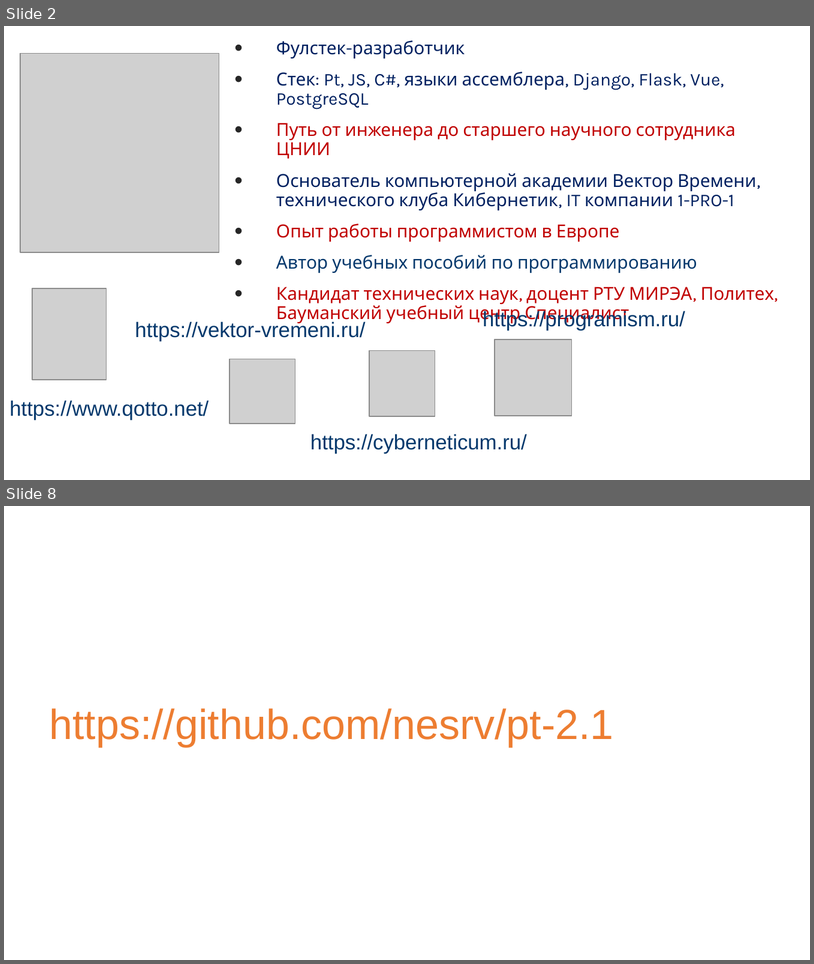
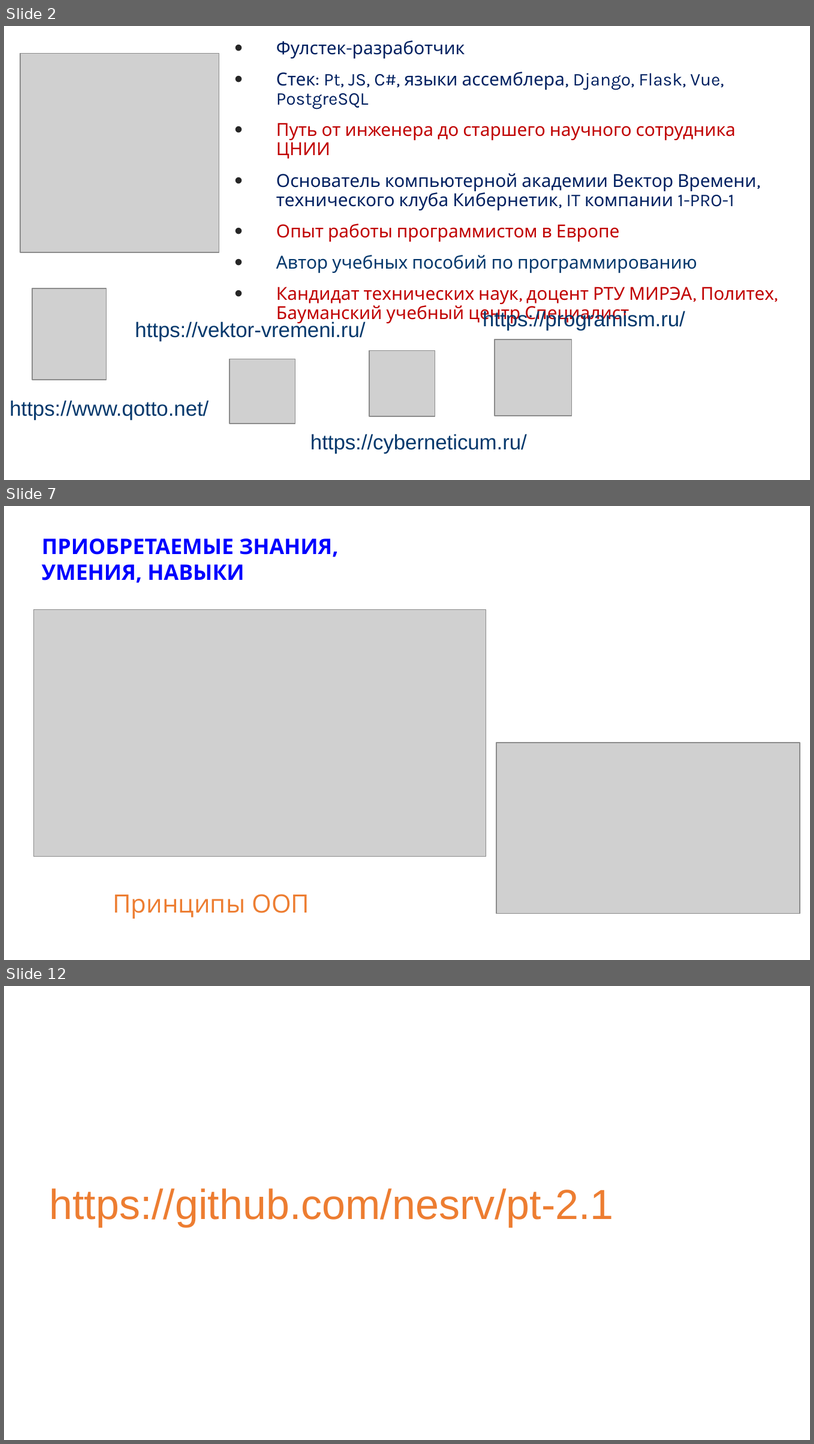
Before and after one commit to ookotukoo/pt-2.1-from-11.11, a slide deck: m1/ppt/1.pptx. Shown one above the other, each under a label of ours: slides 2 and 8 before the commit, slides 2, 7 and 12 after it; the slides between them are not shown. The pictures are 814x964 and 814x1444 pixels, drawn with LibreOffice and Linux fonts; fonts in the diff are those of the drawing; grey boxes stand for pictures; background and template pictures are left out. Boxes give left, top, right and bottom in pixels: in the first picture for what was removed or moved away, otherwise in the second. Text is boxed around its words. In the diff, an @@ line names an element or a change of style, - is before the commit and + after.

```diff
--- a/m1/ppt/1.pptx
+++ b/m1/ppt/1.pptx
@@ slide 7 added at box(4, 506, 810, 960), background #FFFFFF @@
@@ text added at box(42, 538, 338, 583), 19.1 pt, text #0000FF, bold @@
+ПРИОБРЕТАЕМЫЕ ЗНАНИЯ, УМЕНИЯ, НАВЫКИ
@@ picture added at box(34, 609, 486, 856) @@
@@ picture added at box(497, 742, 801, 913) @@
@@ title added at box(113, 894, 309, 918), 22.5 pt, text #ED7D31 @@
+Принципы ООП
@@ what was slide 8 is now slide 12 @@
```
Also in this commit, not shown: 3 slides changed, 8 other slides added, 1 slide removed, 7 other files.
